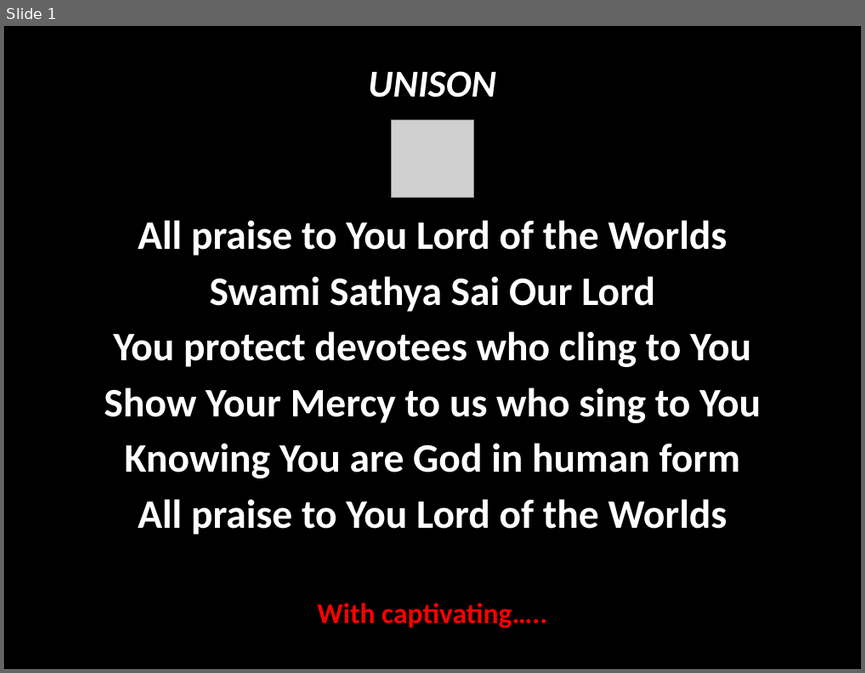
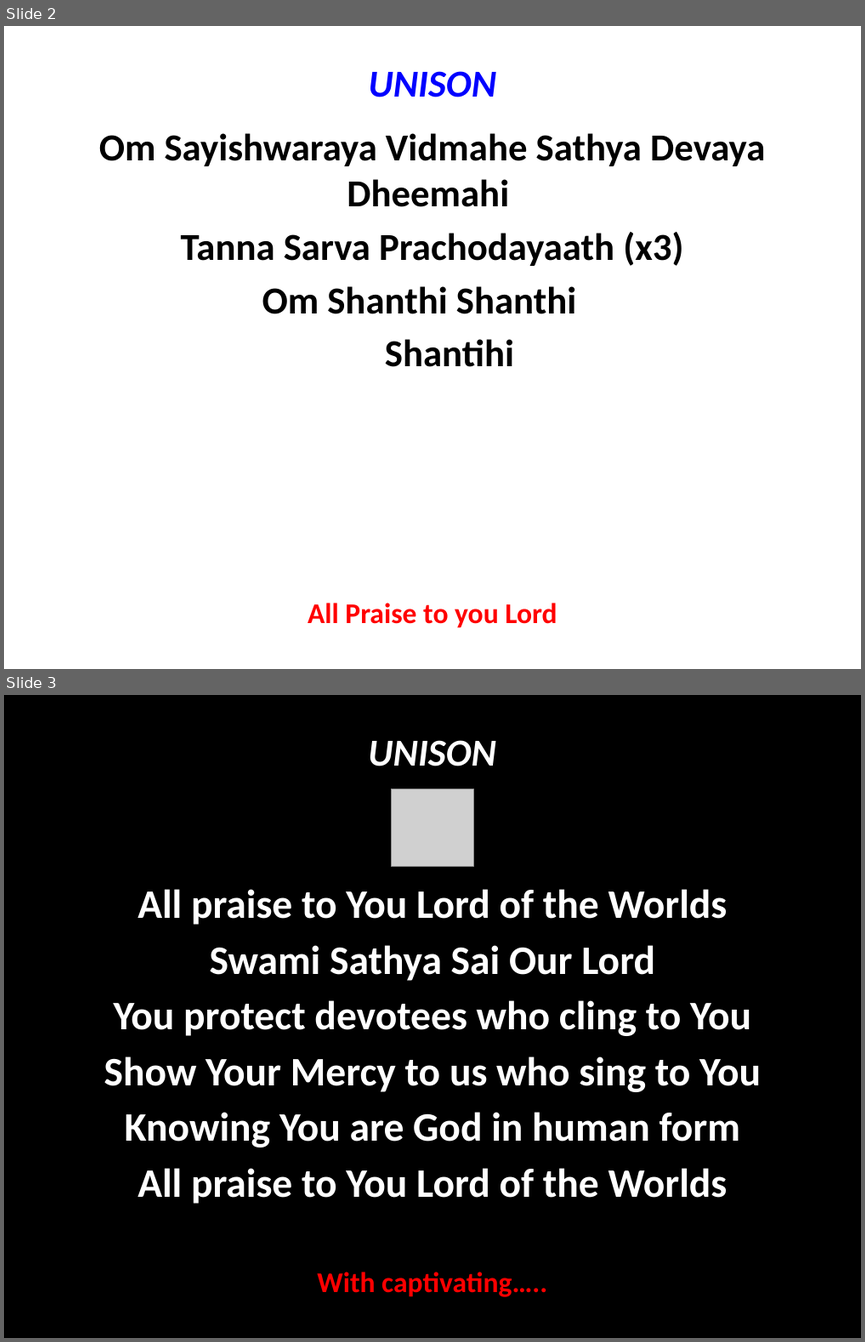
Before and after one commit to rkanadam/saibhajanmaker, a slide deck: WebContent/WEB-INF/suffix.pptx. Shown one above the other, each under a label of ours: slide 1 before the commit, slides 2 and 3 after it. The pictures are 865x673 and 865x1342 pixels, drawn with LibreOffice and Linux fonts; fonts in the diff are those of the drawing; grey boxes stand for pictures. Boxes give left, top, right and bottom in pixels: in the first picture for what was removed or moved away, otherwise in the second. Text is boxed around its words. In the diff, an @@ line names an element or a change of style, - is before the commit and + after.

```diff
--- a/WebContent/WEB-INF/suffix.pptx
+++ b/WebContent/WEB-INF/suffix.pptx
@@ slide 2 added at (x1=4, y1=26, x2=861, y2=669), background #FFFFFF @@
@@ text added at (x1=369, y1=71, x2=497, y2=97), 32 pt, text #0000FF, bold, italic @@
+UNISON
@@ text added at (x1=99, y1=133, x2=765, y2=367), 32 pt, text #000000, bold @@
+Om Sayishwaraya Vidmahe Sathya Devaya Dheemahi
+Tanna Sarva Prachodayaath (x3)
+Om Shanthi Shanthi
+Shantihi
@@ text added at (x1=307, y1=602, x2=556, y2=628), 24 pt, text #FF0000, bold @@
+All Praise to you Lord
@@ what was slide 1 is now slide 3 @@
```
Also in this commit, not shown: 9 slides changed, 4 other slides added, 3 slides removed.
